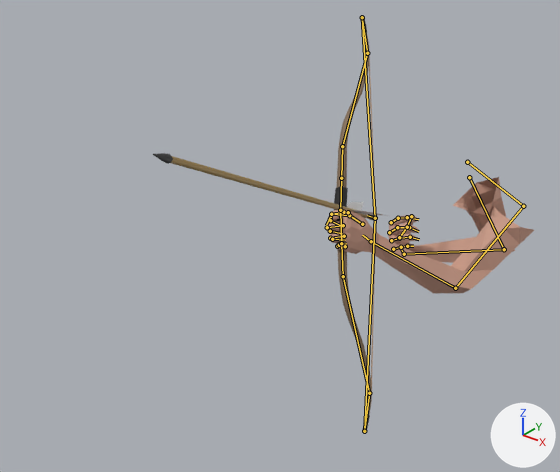
Two versions of the Blender file ScoopsField/res/items/shortbow/shortbow_moveset.blend, one commit apart.
The view is the same before and after, from a 50 mm camera at (0.77, -1.52, 0.64) aimed at (-0.12, -0.4, -0.05). Lighting does not change. The marker at lower right points along +X, +Y and +Z. The picture after the commit comes second. Both versions are drawn at frame 5 of the action 'shoot'; the numbers are the values there. The bones that change, and the others that lie on the model, are drawn over the model as lines.

The first picture shows 'Arrow', 'Shortbow', 'Viewmodel'.
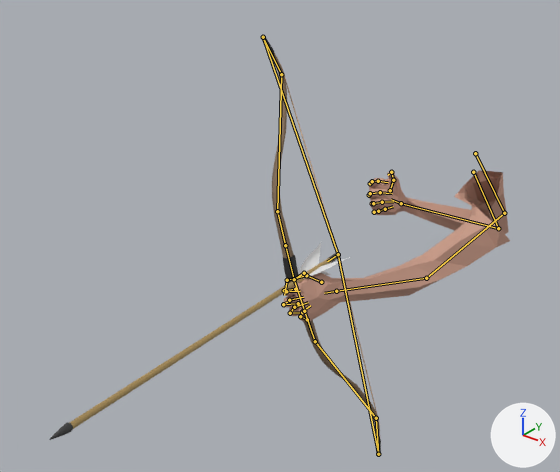
Scene script edits in JSON lines:
```json
{"block": "bone_clavicle_l", "where": "bone_clavicle_l = bpy.data.objects['Skeleton'].pose.bones['clavicle_l']  # child of 'root'"}
{"op": "set", "path": "bone_clavicle_l.location", "old": "(-0.059, -0.002, -0.163)", "new": "(-0.073, -0.003, -0.201)"}
{"op": "set", "path": "bone_clavicle_l.rotation_euler", "old": "(-0.628, -0.0873, 0.0873)", "new": "(-0.785, -0.105, 0.105)", "note": "degrees (-36, -5, 5) -> degrees (-45, -6, 6)"}
{"block": "bone_weapon_r", "where": "bone_weapon_r = bpy.data.objects['Skeleton'].pose.bones['weapon_r']  # child of 'root'"}
{"op": "set", "path": "bone_weapon_r.location", "old": "(-0.084, -0.037, 0.239)", "new": "(-0.067, -0.121, 0.425)"}
{"op": "set", "path": "bone_weapon_r.rotation_quaternion", "old": "(0.649, -0.282, 0.705, -0.047)", "new": "(0.697, -0.116, 0.693, 0.125)", "note": "degrees (-109, 63, -90) -> degrees (53, 89, 73)"}
{"block": "bone_hand_ik_r", "where": "bone_hand_ik_r = bpy.data.objects['Skeleton'].pose.bones['hand_ik_r']  # child of 'root'"}
{"op": "set", "path": "bone_hand_ik_r.location", "old": "(0.21, -0.385, 0.694)", "new": "(0.235, -0.466, 0.74)"}
{"op": "set", "path": "bone_hand_ik_r.rotation_quaternion", "old": "(0.729, -0.337, 0.437, -0.4)", "new": "(0.675, -0.461, 0.356, -0.438)", "note": "degrees (-65, 22, -71) -> degrees (-72, 4, -69)"}
```

Boxes [x1, y1, x2, y2] around the edits, measured in the pictures (560 x 472 px):
```json
{"object": "Viewmodel", "change": "posed", "before": [327, 177, 534, 293], "after": [283, 170, 510, 322], "on screen": "10% wider, 31% taller"}
{"object": "Shortbow", "change": "posed", "before": [334, 16, 376, 432], "after": [261, 36, 381, 456], "on screen": "181% wider"}
{"object": "Arrow", "change": "posed", "before": [153, 153, 389, 220], "after": [49, 242, 350, 440]}
{"bone": "clavicle_l", "before": "(467, 162) to (523, 206)", "after": "(475, 153) to (504, 213)"}
```
